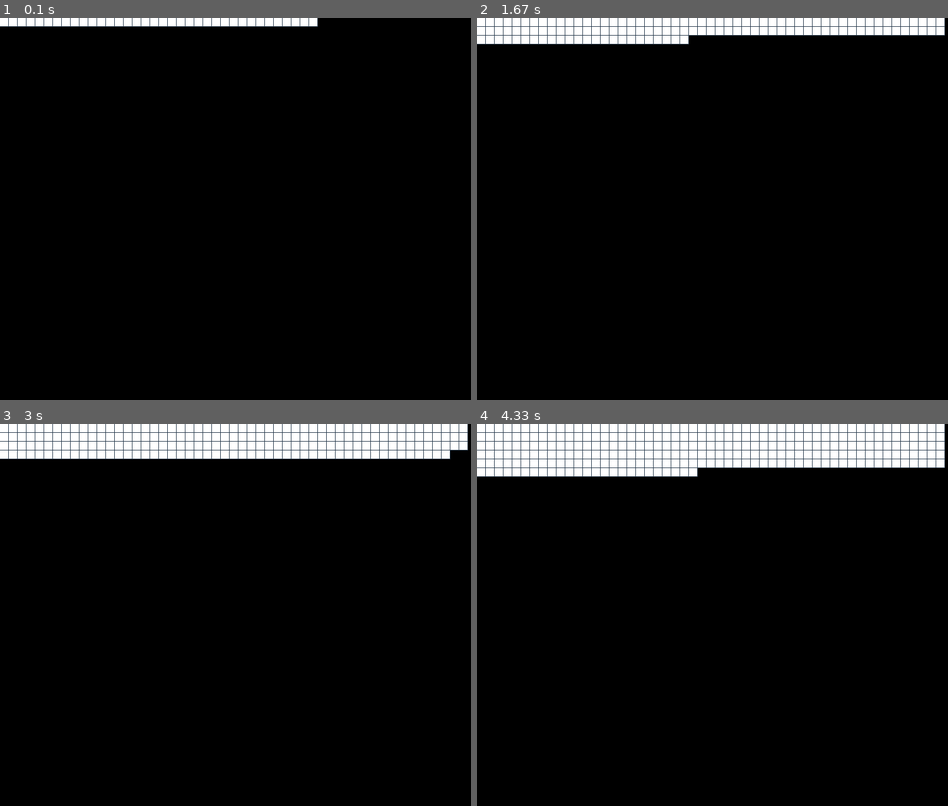
Above: before the commit, frames 1-4 (two rows, left to right).
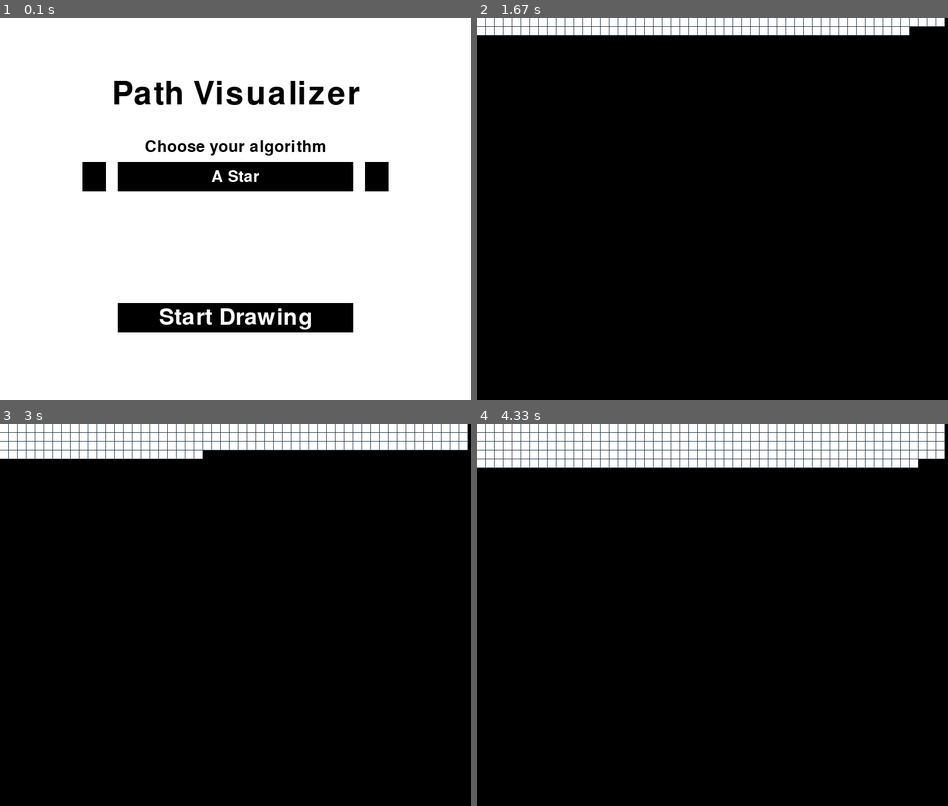
Above: after the commit, the same moments.

Repository: MrJoeKr/Pathfinding-Visualizer-Python
Game: pygame game, started from run.pyw
The game is run twice, just before and just after one commit, with the same random seed, the same clock (stepped at 60 frames per second) and the same inputs.
Inputs (mouse positions are in pixels of both pictures, inside the frame that each line leads up to):
- Up to frame 1 (0.1 s): no input
- Up to frame 2 (1.67 s): press the mouse at (712, 315) at 0.37 s; move the mouse to (637, 235) at 0.47 s; release the mouse at (566, 151) at 0.6 s
- Up to frame 3 (3 s): no input
- Up to frame 4 (4.33 s): no input

The runs differ from the first frame. In frame 1, 90% of the frame differs, in the area x 0-100%, y 0-100%; in frame 2, 1.2%; in frame 3, 1.2%; in frame 4, 1.2%.

Commit message:
Add menu window to choose algorithm

Diff:
--- a/a_star_path_finding_app.py
+++ b/a_star_path_finding_app.py
@@ -2,6 +2,8 @@
 
 # Project files
 from board_window import BoardWindow
+from menu_window import MenuWindow
+import path_finding_algorithm
 from color_constants import *
 from config_constants import *
 
@@ -11,12 +13,37 @@
 
 DISPLAY = pygame.display.set_mode((DISPLAY_WIDTH, DISPLAY_HEIGTH))
 pygame.display.set_caption('A* path finder')
-mainClock = pygame.time.Clock()
+MAINCLOCK = pygame.time.Clock()
+
 
 def run_app():
 
+    algorithm, heuristic = run_menu_window()
+    run_board_window(algorithm, heuristic)
+
+
+def run_menu_window():
+
+    menu = MenuWindow(DISPLAY)
+
+    while menu.running:
+
+        menu.process_mouse_events()
+        menu.process_key_events()
+
+        MAINCLOCK.tick(FPS)
+
+    algorithm = menu.get_algorithm()
+    heuristic = menu.get_heuristic()
+
+    return algorithm, heuristic
+
+def run_board_window(
+    algorithm: path_finding_algorithm.SearchFunction,
+    heuristic: path_finding_algorithm.HeuristicFunction) -> None:
+
     # Initialize board window object
-    app_window = BoardWindow(DISPLAY, ROWS, COLS)
+    app_window = BoardWindow(DISPLAY, ROWS, COLS, search_func=algorithm, heuristic_func=heuristic)
 
     while app_window.running:
 
@@ -24,7 +51,7 @@
 
         app_window.process_key_events()
 
-        mainClock.tick(FPS)
+        MAINCLOCK.tick(FPS)
 
 
 if __name__ == "__main__":
--- a/board_window.py
+++ b/board_window.py
@@ -9,6 +9,7 @@
 from node_board_object import NodeBoard
 from node_object import Node
 from path_finding_algorithm import search_path
+import path_finding_algorithm
 from text_panel import TextPanel
 from tick_box import TickBox
 
@@ -24,11 +25,18 @@
 class BoardWindow:
 
     def __init__(
-            self, display: pygame.Surface, rows: int, cols: int):
+            self, display: pygame.Surface,
+            rows: int,
+            cols: int,
+            search_func: path_finding_algorithm.SearchFunction=path_finding_algorithm.search_a_star,
+            heuristic_func:path_finding_algorithm.HeuristicFunction=path_finding_algorithm.euclidian_distance):
 
         display.fill(color_constants.BLACK)
 
         self.board = NodeBoard(display, rows, cols)
+
+        self.algorithm = search_func
+        self.heuristic = heuristic_func
 
         # Text panel
         self.text_panel = TextPanel(
@@ -174,7 +182,7 @@
                     show_steps = self.tick_box.is_ticked()
 
                     # print("Starting algorithm")
-                    search_path(self.board, show_steps=show_steps)
+                    search_path(self.board, show_steps=show_steps, search_func=self.algorithm, heuristic=self.heuristic)
                     # print("Done")
 
                     self._update_text()
--- /dev/null
+++ b/menu_window.py
@@ -0,0 +1,204 @@
+import threading
+import time
+import pygame
+import sys
+
+import color_constants
+from text_panel import TextPanel
+import path_finding_algorithm
+from config_constants import DISPLAY_WIDTH, DISPLAY_HEIGTH
+
+CENTER_WIDTH = DISPLAY_WIDTH / 2
+TITLE_HEIGHT = DISPLAY_HEIGTH / 5
+
+ALGO_TEXT_HEIGHT = TITLE_HEIGHT + 90
+ALGO_BUTTON_HEIGHT = ALGO_TEXT_HEIGHT + 50
+BUTTON_WIDTH = 400
+BUTTON_HEIGHT = 50
+
+HEURISTIC_TEXT_HEIGHT = ALGO_BUTTON_HEIGHT + 90
+HEURISTIC_BUTTON_HEIGHT = HEURISTIC_TEXT_HEIGHT + 50
+
+START_BUTTON_HEIGHT = HEURISTIC_TEXT_HEIGHT + 150
+
+_ARROW_CLICK_DELAY = 0.1
+
+class MenuWindow:
+
+    def __init__(self, display: pygame.Surface) -> None:
+
+        self.display = display
+
+        self.running = True
+
+        # Delay between clicks
+        self._left_click_executed = False
+
+        self.display.fill(color_constants.WHITE)
+
+        self._draw_menu()
+
+        self._init_algo_button()
+
+        self._init_start_button()
+
+        pygame.display.update()
+
+
+    # Algo text
+    def _draw_algo_title_text(self) -> None:
+        algo_font = pygame.font.Font(None, 40)
+        algo_text = algo_font.render("Choose your algorithm", True, color_constants.BLACK)
+
+        algo_rect = algo_text.get_rect(center=(DISPLAY_WIDTH / 2, ALGO_TEXT_HEIGHT))
+
+        self.display.blit(algo_text, algo_rect)
+
+    def _init_algo_button(self):
+
+        self._draw_algo_title_text()
+
+        self.algo_button = pygame.Rect(0, 0, BUTTON_WIDTH, BUTTON_HEIGHT)
+        self.algo_button.center = (CENTER_WIDTH, ALGO_BUTTON_HEIGHT)
+
+        self.algorithms = path_finding_algorithm.get_algorithms_list()
+        # Init algorithm variables
+        self._update_algorithm(0)
+
+        arrow_padding = 20
+        arrow_width = 40
+
+        self.left_algo_arrow = pygame.Rect(self.algo_button.x - arrow_padding - arrow_width, self.algo_button.y, arrow_width, self.algo_button.height)
+        self.right_algo_arrow = pygame.Rect(self.algo_button.x + self.algo_button.width + arrow_padding, self.algo_button.y, arrow_width, self.algo_button.height)
+
+        pygame.draw.rect(self.display, color_constants.BLACK, self.left_algo_arrow)
+        pygame.draw.rect(self.display, color_constants.BLACK, self.right_algo_arrow)
+
+    def _draw_menu(self) -> None:
+
+        self._draw_title_text()
+
+        self._draw_select_buttons()
+
+        self._init_start_button()
+
+
+    def _init_start_button(self) -> None:
+
+        self.start_button_rect = pygame.Rect(0, 0, BUTTON_WIDTH, BUTTON_HEIGHT)
+        self.start_button_rect.center = (CENTER_WIDTH, START_BUTTON_HEIGHT)
+
+        pygame.draw.rect(self.display, color_constants.BLACK, self.start_button_rect)
+
+        # Display text
+        start_font = pygame.font.Font(None, 58)
+        start_text = start_font.render("Start Drawing", True, color_constants.WHITE)
+
+        self._draw_text_to_middle_of_rect(start_text, self.start_button_rect)
+
+    def _draw_text_to_middle_of_rect(self, text: pygame.Surface, rect: pygame.Rect) -> None:
+
+        text_rect = text.get_rect(center=(rect.x + rect.width / 2, rect.y + rect.height / 2))
+        self.display.blit(text, text_rect)
+
+    def _draw_select_buttons(self) -> None:
+
+        pass
+
+    # Draw title text
+    def _draw_title_text(self) -> None:
+        title_font = pygame.font.Font(None, 80)
+        title_text = title_font.render("Path Visualizer", True, color_constants.BLACK)
+        # Center the text
+        up_padding = DISPLAY_HEIGTH / 8
+        text_rect = title_text.get_rect(center=(DISPLAY_WIDTH / 2, TITLE_HEIGHT))
+
+        self.display.blit(title_text, text_rect)
+
+    def get_algorithm(self) -> path_finding_algorithm.SearchFunction:
+        return self.selected_algo_func
+
+    def get_heuristic(self) -> path_finding_algorithm.HeuristicFunction:
+        # TODO
+        return path_finding_algorithm.euclidian_distance
+        pass
+
+    def process_mouse_events(self) -> None:
+
+        left_pressed, _, _ = pygame.mouse.get_pressed()
+        mx, my = pygame.mouse.get_pos()
+
+        # Left click
+        if left_pressed and not self._left_click_executed:
+
+            self._left_click_executed = True
+            self._wait_for_next_execution_thread()
+
+            self._process_left_right_arrow_buttons(mx, my)
+
+            self._process_start_button(mx, my)
+
+    def _process_start_button(self, mx: int, my: int) -> None:
+        # Stop this window if start drawing was clicked
+        if self.start_button_rect.collidepoint(mx, my):
+            self.running = False
+            time.sleep(0.1)
+
+    def _update_algorithm(self, idx: int) -> None:
+
+        idx %= len(self.algorithms)
+
+        self.algo_idx = idx
+        self.selected_algo_text, self.selected_algo_func = self.algorithms[self.algo_idx]
+
+        self._draw_algo_button_text()
+
+
+    def _draw_algo_button_text(self) -> None:
+
+        algo_font = pygame.font.Font(None, 40)
+        algo_text = algo_font.render(self.selected_algo_text, True, color_constants.WHITE)
+
+        # Clear text
+        pygame.draw.rect(self.display, color_constants.BLACK, self.algo_button)
+
+        self._draw_text_to_middle_of_rect(algo_text, self.algo_button)
+
+        pygame.display.update(self.algo_button)
+
+
+    def _process_left_right_arrow_buttons(self, mx: int, my: int) -> None:
+
+        if self.left_algo_arrow.collidepoint(mx, my):
+
+            self._update_algorithm(self.algo_idx - 1)
+
+        if self.right_algo_arrow.collidepoint(mx, my):
+
+            self._update_algorithm(self.algo_idx + 1)
+
+    # Process keys
+    def process_key_events(self) -> None:
+
+        for event in pygame.event.get():
+            # Quit app
+            if event.type == pygame.QUIT:
+                self.quit_app()
+
+            if event.type == pygame.KEYDOWN:
+
+                if event.key == pygame.K_ESCAPE:
+                    self.quit_app()
+
+    def quit_app(self) -> None:
+        self.running = False
+        pygame.quit()
+        sys.exit()
+
+    def _wait_for_next_execution_thread(self) -> None:
+        thread = threading.Thread(target=self._help_wait)
+        thread.start()
+
+    def _help_wait(self) -> None:
+        time.sleep(_ARROW_CLICK_DELAY)
+        self._left_click_executed = False
--- a/path_finding_algorithm.py
+++ b/path_finding_algorithm.py
@@ -83,7 +83,15 @@
     # No path found
     return
 
+# Search using DFS method
+def search_dfs(
+        board: NodeBoard,
+        draw_queue: Optional[DrawDeque],
+        heuristic: HeuristicFunction) -> None:
 
+    pass
+
+# General function for finding path between two nodes in NodeBoard
 def search_path(
         board: NodeBoard,
         show_steps: bool=False,
@@ -126,3 +134,14 @@
         node = node.parent
 
     out_path_list.reverse()
+
+
+_PATH_ALGORITHMS: List[Tuple[str, SearchFunction]] = \
+    [
+        ("A Star", search_a_star),
+        ("DFS", search_dfs)
+    ]
+
+
+def get_algorithms_list() -> List[Tuple[str, SearchFunction]]:
+    return _PATH_ALGORITHMS
--- a/text_panel.py
+++ b/text_panel.py
@@ -1,3 +1,4 @@
+from typing import Optional
 import pygame
 from color_constants import Color
 
@@ -15,7 +16,7 @@
         self._update_rect = pygame.Rect(x, y, width, height)
 
         # Default font
-        self.font = pygame.font.SysFont('Arial', 40)
+        self.font: pygame.font.Font = pygame.font.SysFont('Arial', 40)
 
         self.draw_display()
 
@@ -35,8 +36,13 @@
         self.draw_display()
 
     # x and y are coords from top-left corner of the text panel
-    def write_text(self, x: int, y: int, what: str, color: Color) -> None:
-        the_text = self.font.render(what, False, color)
+    # Font is optional
+    def write_text(self, x: int, y: int, what: str, color: Color, centered: bool=False, font: Optional[pygame.font.Font]=None) -> None:
+        # Default font
+        if (font is None):
+            font = self.font
+
+        the_text = font.render(what, True, color)
         self.display.blit(the_text, (x + self.x , y + self.y))
 
         self.update_display()
